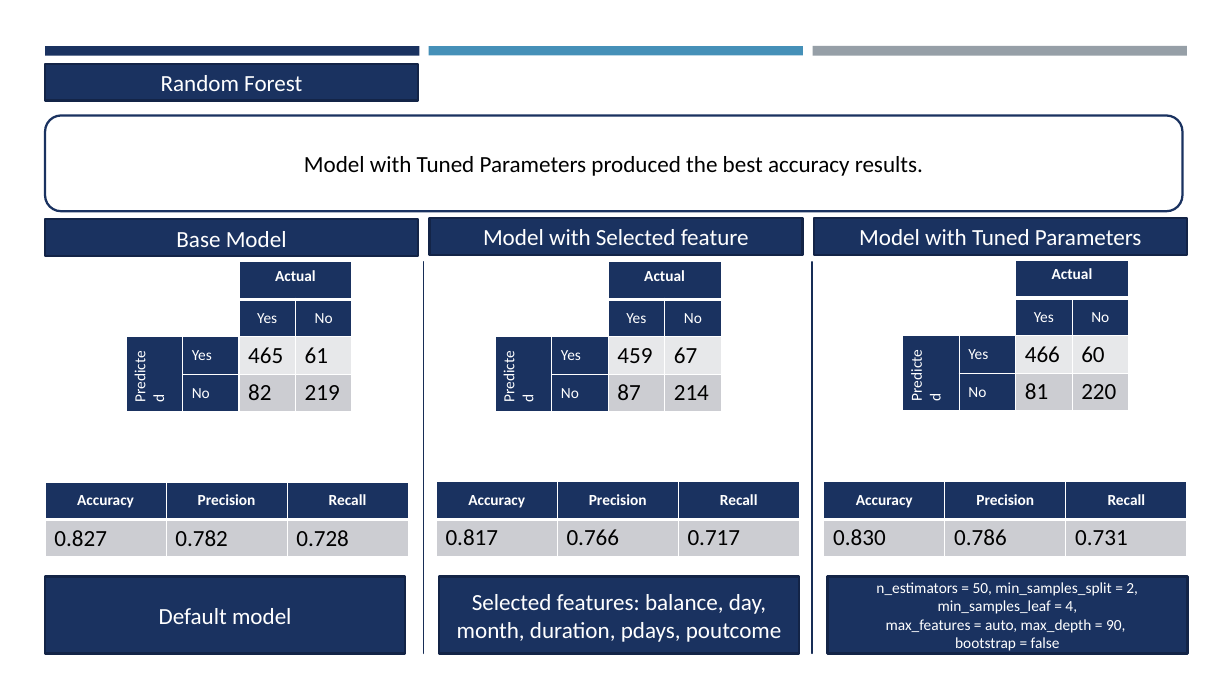
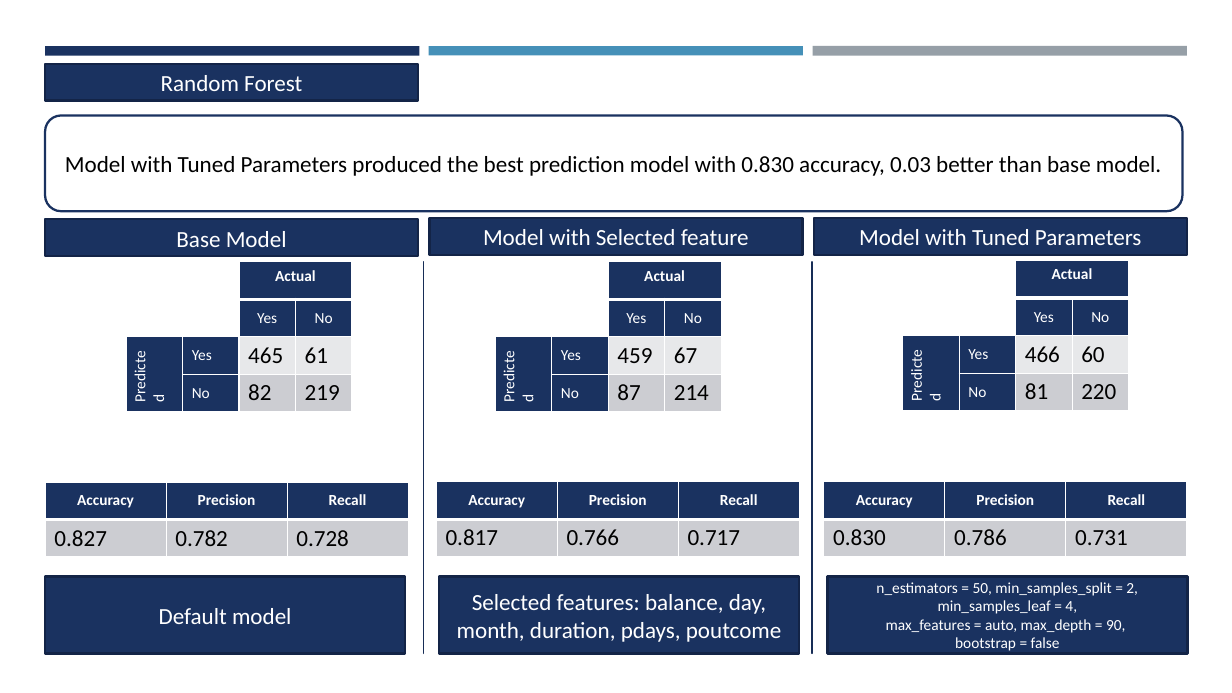
Before and after one commit to ManagementEngineer/sd4001-project, a slide deck: slide 9 of Maths-sd4001Project.pptx. Drawn at 1232x693 pixels with LibreOffice and Linux fonts; fonts in the diff are those of the drawing. Boxes give left, top, right and bottom in pixels: in the first picture for what was removed or moved away, otherwise in the second. Text is boxed around its words. In the diff, an @@ line names an element or a change of style, - is before the commit and + after.

```diff
--- a/Maths-sd4001Project.pptx
+++ b/Maths-sd4001Project.pptx
@@ text in rounded rectangle at [65, 156, 1161, 176]: text changed @@
-Model with Tuned Parameters produced the best accuracy results.
+Model with Tuned Parameters produced the best prediction model with 0.830 accuracy, 0.03 better than base model.
```
Also in this commit, not shown: 2 other slides changed, 3 other files.
